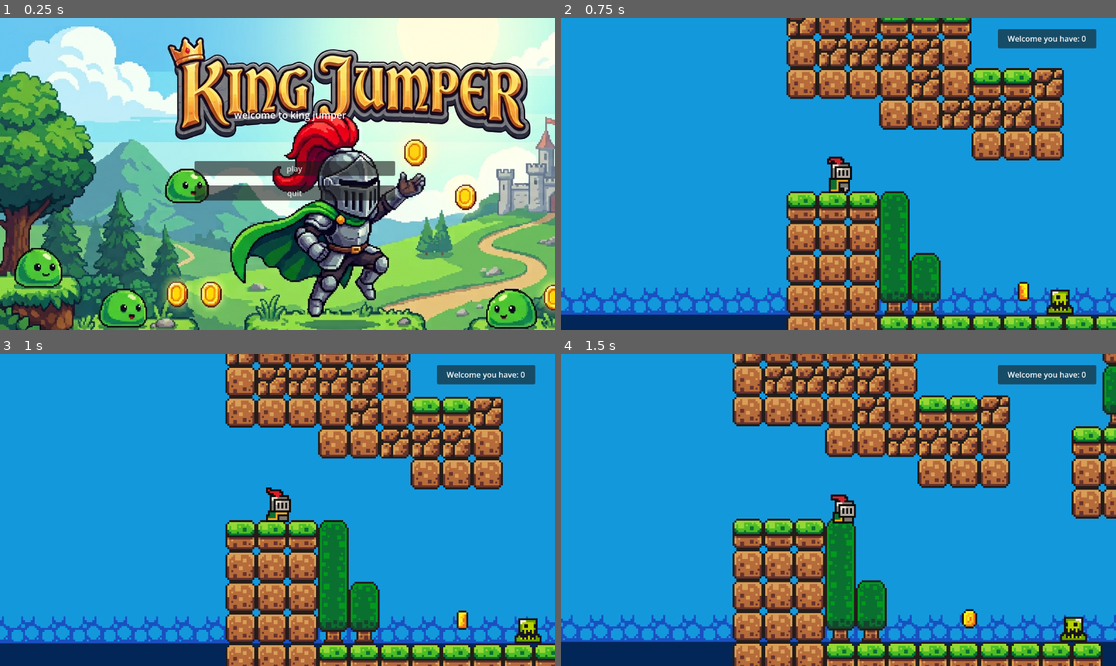
Above: before the commit, frames 1-4 (two rows, left to right).
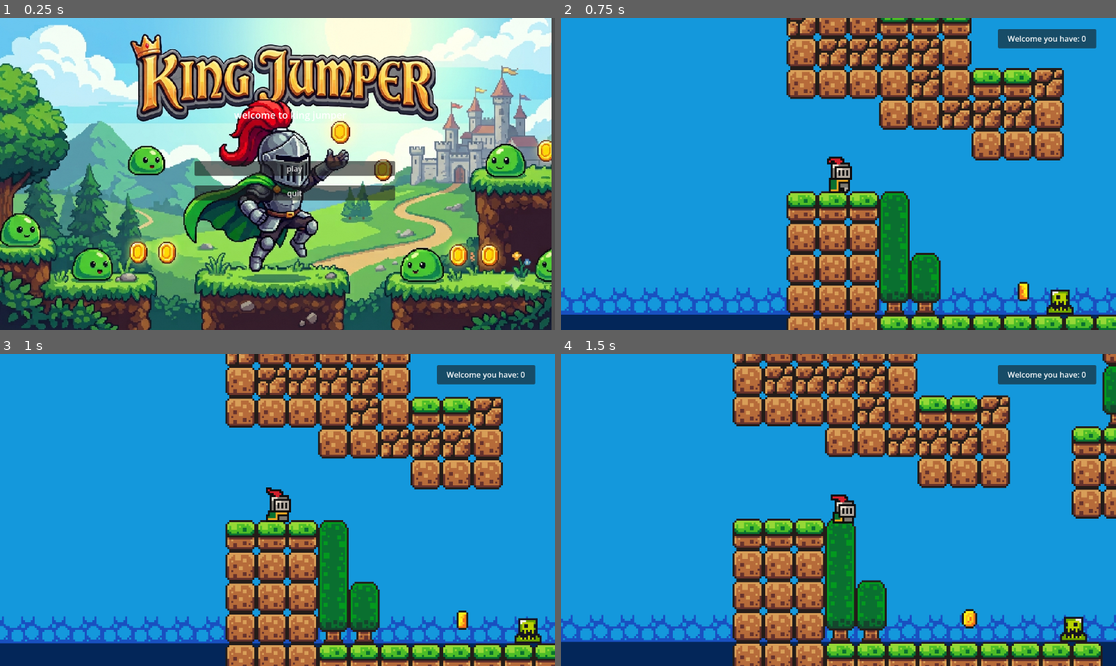
Above: after the commit, the same moments.

Repository: alandarryl/brakeys-tuto
Game: Godot game, scene res://scene/main_menu.tscn
Same seed, same stepped clock (60 frames per second), same inputs: the game is played once before the commit and once after it.
Inputs:
- Up to frame 1 (0.25 s): no input
- Up to frame 2 (0.75 s): click "play" at 0.5 s
- Up to frame 3 (1 s): no input
- Up to frame 4 (1.5 s): hold D (right) from 1.28 s (still down)

The runs differ from the first frame. In frame 1, 85% of the frame differs, in the area x 0-100%, y 0-100%; in frame 2, nothing differs; in frame 3, nothing differs; in frame 4, nothing differs.

Commit message:
make the menu background full screen

Diff:
--- a/scene/main_menu.tscn
+++ b/scene/main_menu.tscn
@@ -11,10 +11,15 @@
 script = ExtResource("1_3er1b")
 
 [node name="background" type="TextureRect" parent="." unique_id=1057257638]
-layout_mode = 0
-offset_right = 40.0
-offset_bottom = 40.0
+layout_mode = 1
+anchors_preset = 15
+anchor_right = 1.0
+anchor_bottom = 1.0
+grow_horizontal = 2
+grow_vertical = 2
 texture = ExtResource("2_hxu56")
+expand_mode = 1
+stretch_mode = 6
 
 [node name="VBoxContainer" type="VBoxContainer" parent="." unique_id=566899617]
 layout_mode = 1
--- a/scene/menu_final.tscn
+++ b/scene/menu_final.tscn
@@ -11,16 +11,21 @@
 script = ExtResource("1_ukcwg")
 
 [node name="TextureRect" type="TextureRect" parent="." unique_id=1341230552]
-layout_mode = 0
-offset_right = 40.0
-offset_bottom = 40.0
+layout_mode = 1
+anchors_preset = 15
+anchor_right = 1.0
+anchor_bottom = 1.0
+grow_horizontal = 2
+grow_vertical = 2
 texture = ExtResource("2_g7onn")
+expand_mode = 1
+stretch_mode = 6
 
 [node name="VBoxContainer" type="VBoxContainer" parent="." unique_id=1294703463]
 layout_mode = 0
-offset_left = 509.0
+offset_left = 400.0
 offset_top = 442.0
-offset_right = 847.0
+offset_right = 738.0
 offset_bottom = 536.0
 alignment = 1
 
@@ -30,10 +35,10 @@
 
 [node name="Label" type="Label" parent="." unique_id=1426244361]
 layout_mode = 0
-offset_left = 365.0
-offset_top = 401.0
-offset_right = 1099.0
-offset_bottom = 461.0
+offset_left = 248.0
+offset_top = 351.0
+offset_right = 982.0
+offset_bottom = 411.0
 theme_override_font_sizes/font_size = 24
 text = "Felicitation vous avez completer le niveau en recoltons 20 pièce"
 
